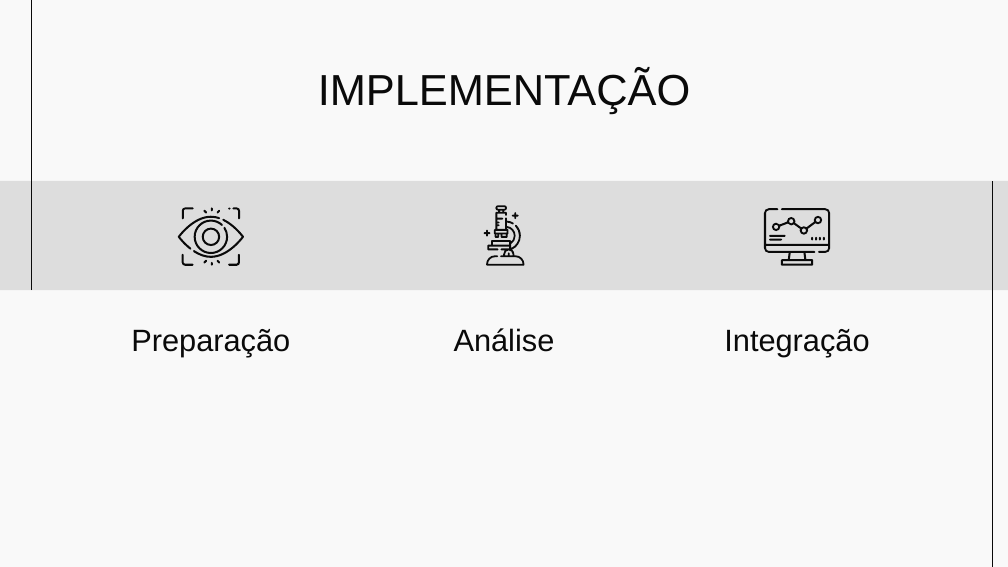
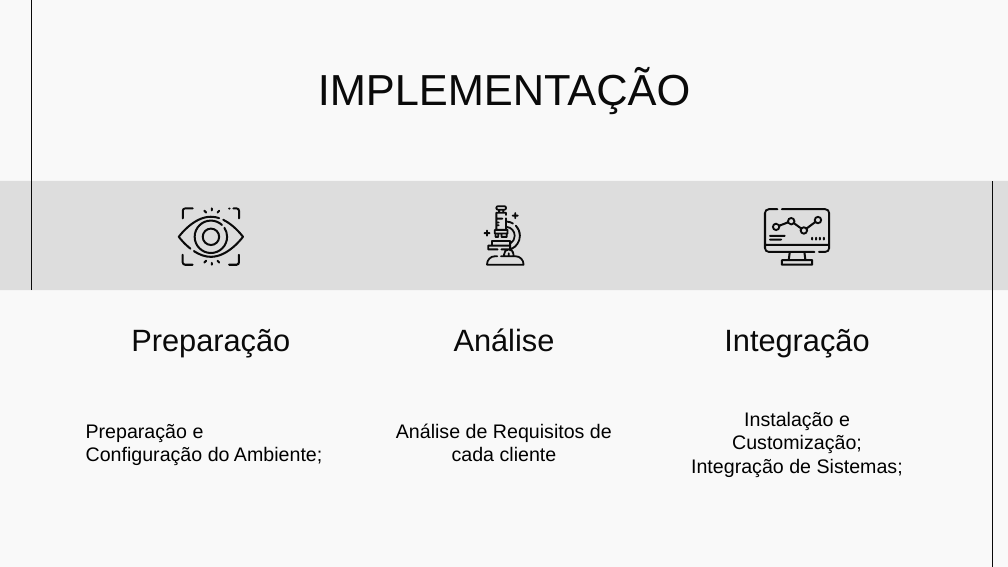
Before and after one commit to dpinto-xbin/zabbix-rtu, a slide deck: slide 6 of Apresentação-Estágio.ppsx. Drawn at 1008x567 pixels with LibreOffice and Linux fonts; fonts in the diff are those of the drawing. Boxes give left, top, right and bottom in pixels: in the first picture for what was removed or moved away, otherwise in the second. Text is boxed around its words. In the diff, an @@ line names an element or a change of style, - is before the commit and + after.

```diff
--- a/Apresentação-Estágio.ppsx
+++ b/Apresentação-Estágio.ppsx
@@ text added at [691,411,903,477], 14 pt, text #000000 @@
+Instalação e Customização;
+Integração de Sistemas;
@@ text added at [86,424,322,465], 14 pt, text #000000 @@
+Preparação e Configuração do Ambiente;
@@ text added at [396,423,612,462], 14 pt, text #000000 @@
+Análise de Requisitos de cada cliente
```
Also in this commit, not shown: 3 other slides changed, 1 slide added.
